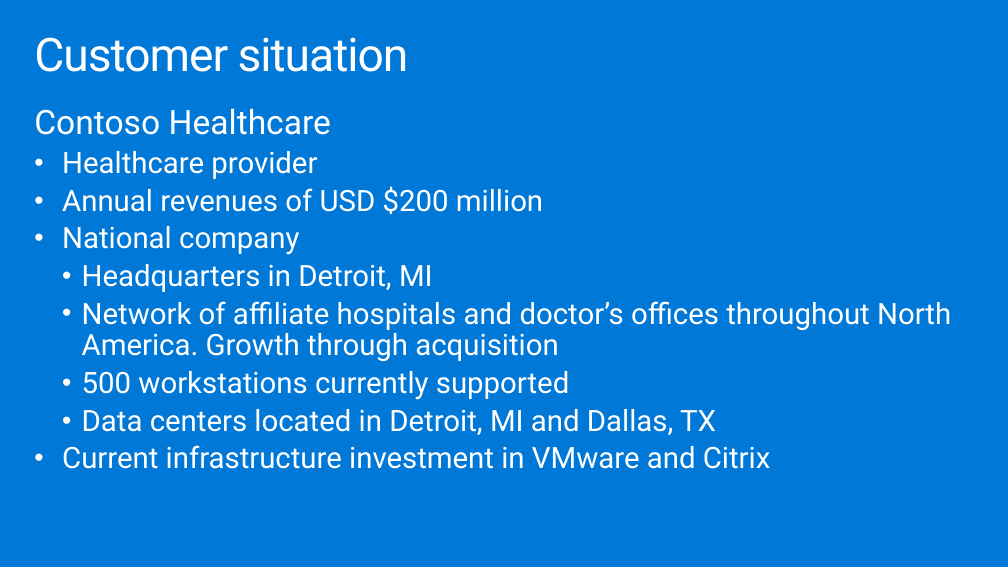
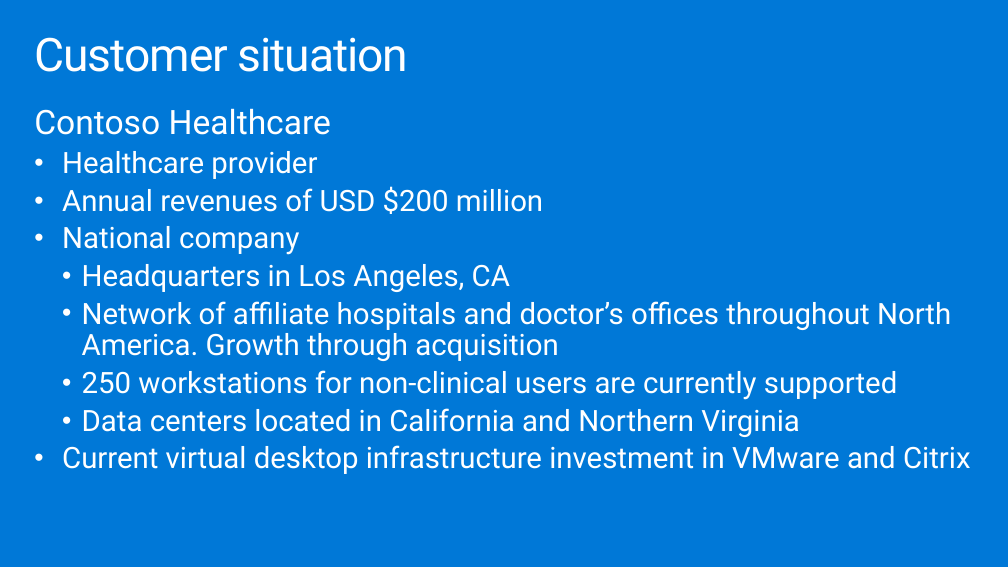
Before and after one commit to dwnatwick/MCW-Windows-Virtual-Desktop, a slide deck: slide 5 of Whiteboard-design-session/WDS trainer presentation - Windows Virtual Desktop.pptx. Drawn at 1008x567 pixels with LibreOffice and Linux fonts; fonts in the diff are those of the drawing. Boxes give left, top, right and bottom in pixels: in the first picture for what was removed or moved away, otherwise in the second. Text is boxed around its words. In the diff, an @@ line names an element or a change of style, - is before the commit and + after.

```diff
--- a/Whiteboard-design-session/WDS trainer presentation - Windows Virtual Desktop.pptx
+++ b/Whiteboard-design-session/WDS trainer presentation - Windows Virtual Desktop.pptx
@@ text at box(82, 264, 510, 292): text changed @@
-  • Headquarters in Detroit, MI
+  • Headquarters in Los Angeles, CA
@@ text at box(62, 370, 971, 474): text changed @@
-  • 500 workstations currently supported
-  • Data centers located in Detroit, MI and Dallas, TX
-• Current infrastructure investment in VMware and Citrix
+  • 250 workstations for non-clinical users are currently supported
+  • Data centers located in California and Northern Virginia
+• Current virtual desktop infrastructure investment in VMware and Citrix
```
Also in this commit, not shown: 10 other slides changed, 1 slide added, 2 other files.
